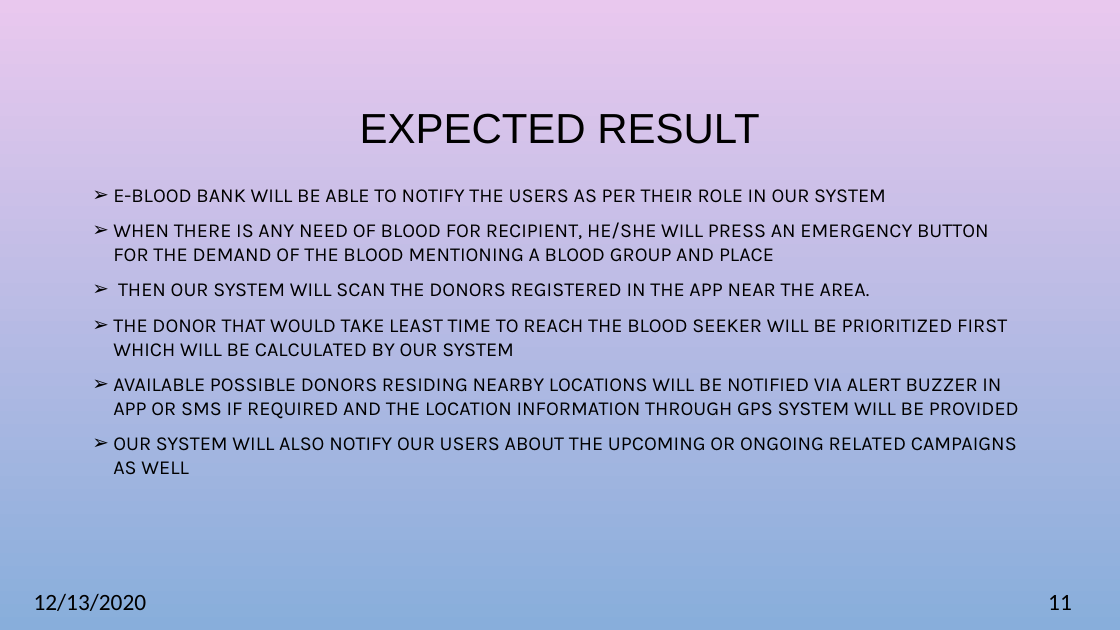
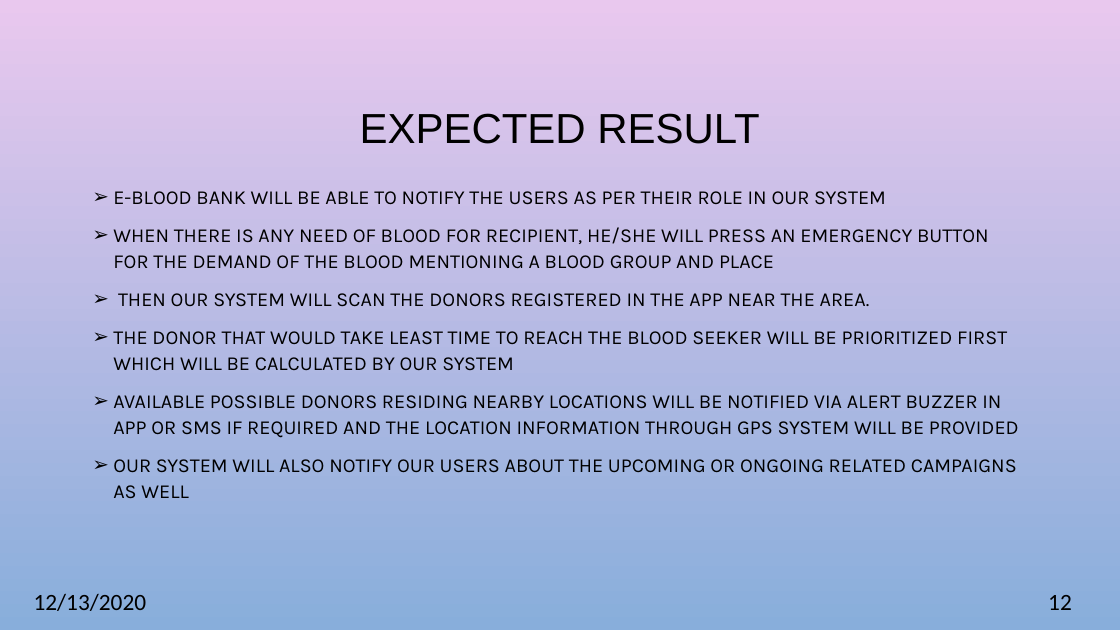
Before and after one commit to deuja14/e-blood-bank, a slide deck: slide 12 of E-BloodBank_proposal.pptx (slide 11 before the commit). Drawn at 1120x630 pixels with LibreOffice and Linux fonts; fonts in the diff are those of the drawing; background and template pictures are left out. Boxes give left, top, right and bottom in pixels: in the first picture for what was removed or moved away, otherwise in the second. Text is boxed around its words. In the diff, an @@ line names an element or a change of style, - is before the commit and + after.

```diff
--- a/E-BloodBank_proposal.pptx
+++ b/E-BloodBank_proposal.pptx
@@ text "E-BLOOD BANK WILL BE ABLE ..." at [113, 191, 1019, 499]: line spacing 1 to 1.1 @@
@@ page number at [1048, 595, 1072, 610]: text changed @@
-11
+12
```
Also in this commit, not shown: 1 slide added, 4 other files.
